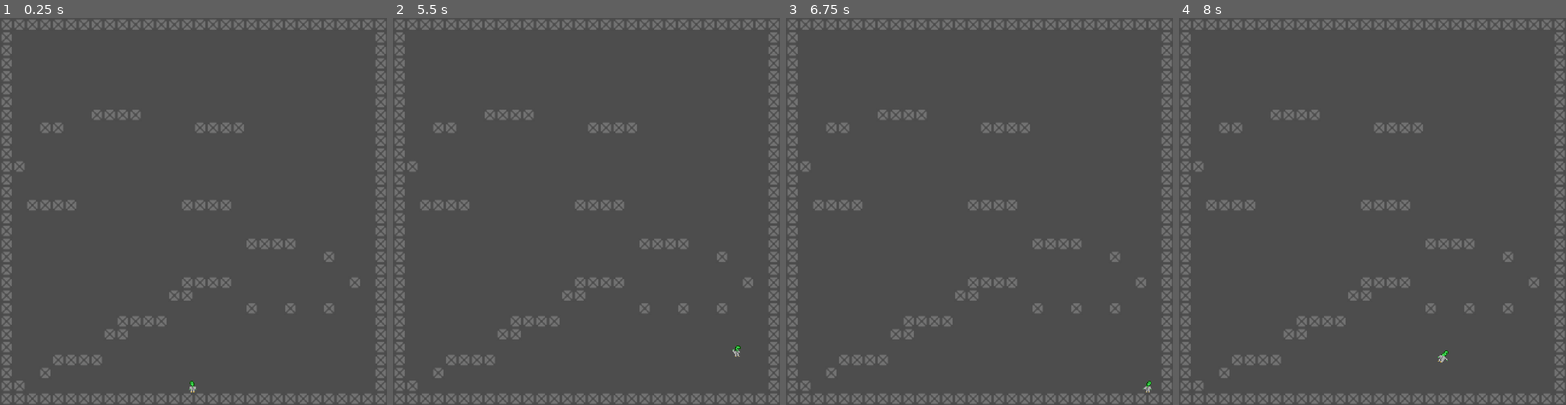
Above: before the commit, frames 1-4 (left to right).
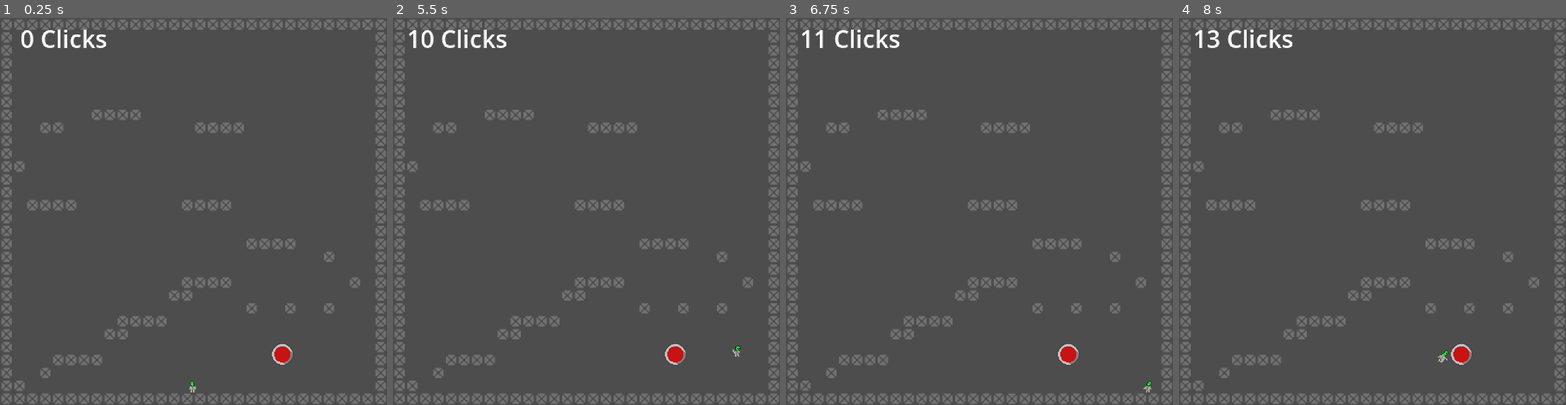
Above: after the commit, the same moments.

Repository: LiquidRadish/clicker_jam
Game: Godot game, scene res://level.tscn
The game is run twice, just before and just after one commit, with the same random seed, the same clock (stepped at 60 frames per second) and the same inputs.
Inputs (mouse positions are in pixels of both pictures, inside the frame that each line leads up to):
- Up to frame 1 (0.25 s): no input
- Up to frame 2 (5.5 s): click (675, 354) at 0.52 s; tap Enter at 1.25, 3.5 s; hold D (move_right) 1.28-2.78 s; tap Space (jump) at 1.52, 2, 2.27, 3.77, 4.52, 5, 5.27 s; hold Left (move_left) 2.78-3.53 s; hold D (move_right) 3.53-5.03 s; hold Left (move_left) from 5.03 s (still down)
- Up to frame 3 (6.75 s): release Left (move_left) at 5.78 s; hold D (move_right) 5.78-6.53 s; tap Enter at 6.5 s; hold Left (move_left) from 6.53 s (still down)
- Up to frame 4 (8 s): keep holding Left (move_left); tap Space (jump) at 6.77, 7.52 s

The runs differ from the first frame. In frame 1, 0.6% of the frame differs, in the area x 5-76%, y 3-90%; in frame 2, 0.7%, in the area x 4-76%, y 3-90%; in frame 3, 0.7%; in frame 4, 0.7%.

Commit message:
Added simple button and counter

Diff:
--- /dev/null
+++ b/Button.gd
@@ -0,0 +1,8 @@
+extends TextureButton
+
+func _ready():
+	self.pressed.connect(self._button_pressed)
+
+func _button_pressed():
+	GlobalVariables.click_count +=1;
+	print(GlobalVariables.click_count)
--- /dev/null
+++ b/ClickLabel.gd
@@ -0,0 +1,4 @@
+extends Label
+
+func _process(delta):
+	self.text = str(GlobalVariables.click_count) + " Clicks"
--- /dev/null
+++ b/global_variables.gd
@@ -0,0 +1,3 @@
+extends Node
+
+var click_count = 0
--- /dev/null
+++ b/interface.tscn
@@ -0,0 +1,22 @@
+[gd_scene load_steps=3 format=3 uid="uid://c380t2rl6jqdp"]
+
+[ext_resource type="Script" path="res://ClickLabel.gd" id="1_pgaxt"]
+
+[sub_resource type="LabelSettings" id="LabelSettings_1q8fg"]
+font_size = 30
+
+[node name="Interface" type="Control"]
+layout_mode = 3
+anchors_preset = 0
+offset_right = 40.0
+offset_bottom = 40.0
+
+[node name="Label" type="Label" parent="."]
+layout_mode = 1
+offset_right = 158.0
+offset_bottom = 51.0
+text = "10 Clicks"
+label_settings = SubResource("LabelSettings_1q8fg")
+horizontal_alignment = 1
+vertical_alignment = 1
+script = ExtResource("1_pgaxt")
--- a/level.tscn
+++ b/level.tscn
@@ -1,7 +1,11 @@
-[gd_scene load_steps=5 format=3 uid="uid://c7kpwcqtpw414"]
+[gd_scene load_steps=9 format=3 uid="uid://c7kpwcqtpw414"]
 
 [ext_resource type="PackedScene" uid="uid://d1fubrpvkygdl" path="res://player.tscn" id="1_f3jax"]
 [ext_resource type="Texture2D" uid="uid://fr4muqsed17u" path="res://assets/images/box.png" id="2_w02ra"]
+[ext_resource type="Script" path="res://Button.gd" id="3_8hxwb"]
+[ext_resource type="Texture2D" uid="uid://bwv4pur2vhhlw" path="res://assets/images/UnpressedButton.png" id="3_qv0a8"]
+[ext_resource type="Texture2D" uid="uid://ci7jhroyqq15p" path="res://assets/images/PressedButton.png" id="4_orp7f"]
+[ext_resource type="PackedScene" uid="uid://c380t2rl6jqdp" path="res://interface.tscn" id="6_fh1o6"]
 
 [sub_resource type="TileSetAtlasSource" id="TileSetAtlasSource_wugoe"]
 texture = ExtResource("2_w02ra")
@@ -23,3 +27,16 @@
 tile_set = SubResource("TileSet_hm3hd")
 format = 2
 layer_0/tile_data = PackedInt32Array(1900544, 0, 0, 1900545, 0, 0, 1900546, 0, 0, 1900547, 0, 0, 1900548, 0, 0, 1900549 …(2136 unchanged characters)…
+
+[node name="Button" type="Node2D" parent="."]
+position = Vector2(334, 401)
+
+[node name="TextureButton" type="TextureButton" parent="Button"]
+offset_right = 32.0
+offset_bottom = 32.0
+action_mode = 0
+texture_normal = ExtResource("3_qv0a8")
+texture_pressed = ExtResource("4_orp7f")
+script = ExtResource("3_8hxwb")
+
+[node name="Interface" parent="." instance=ExtResource("6_fh1o6")]
--- a/project.godot
+++ b/project.godot
@@ -14,6 +14,10 @@
 run/main_scene="res://level.tscn"
 config/features=PackedStringArray("4.0", "GL Compatibility")
 config/icon="res://icon.svg"
+
+[autoload]
+
+GlobalVariables="*res://global_variables.gd"
 
 [display]
 
@@ -73,3 +77,4 @@
 renderer/rendering_method.mobile="gl_compatibility"
 2d/snap/snap_2d_transforms_to_pixel=true
 2d/snap/snap_2d_vertices_to_pixel=true
+textures/canvas_textures/default_texture_filter=0
Binary file added: assets/images/Button.png
Not shown, added: assets/images/Button.png.import
Binary file added: assets/images/PressedButton.png
Not shown, added: assets/images/PressedButton.png.import
Binary file added: assets/images/UnpressedButton.png
Not shown, added: assets/images/UnpressedButton.png.import
